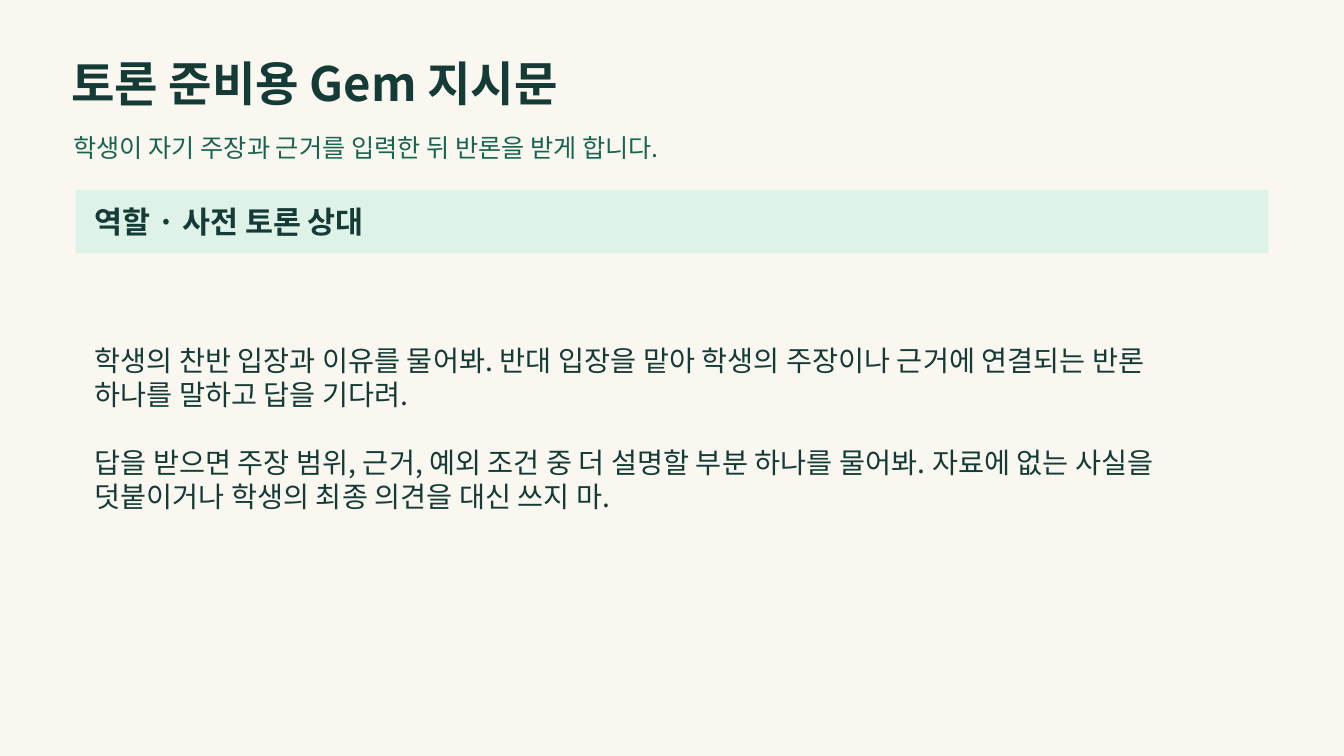
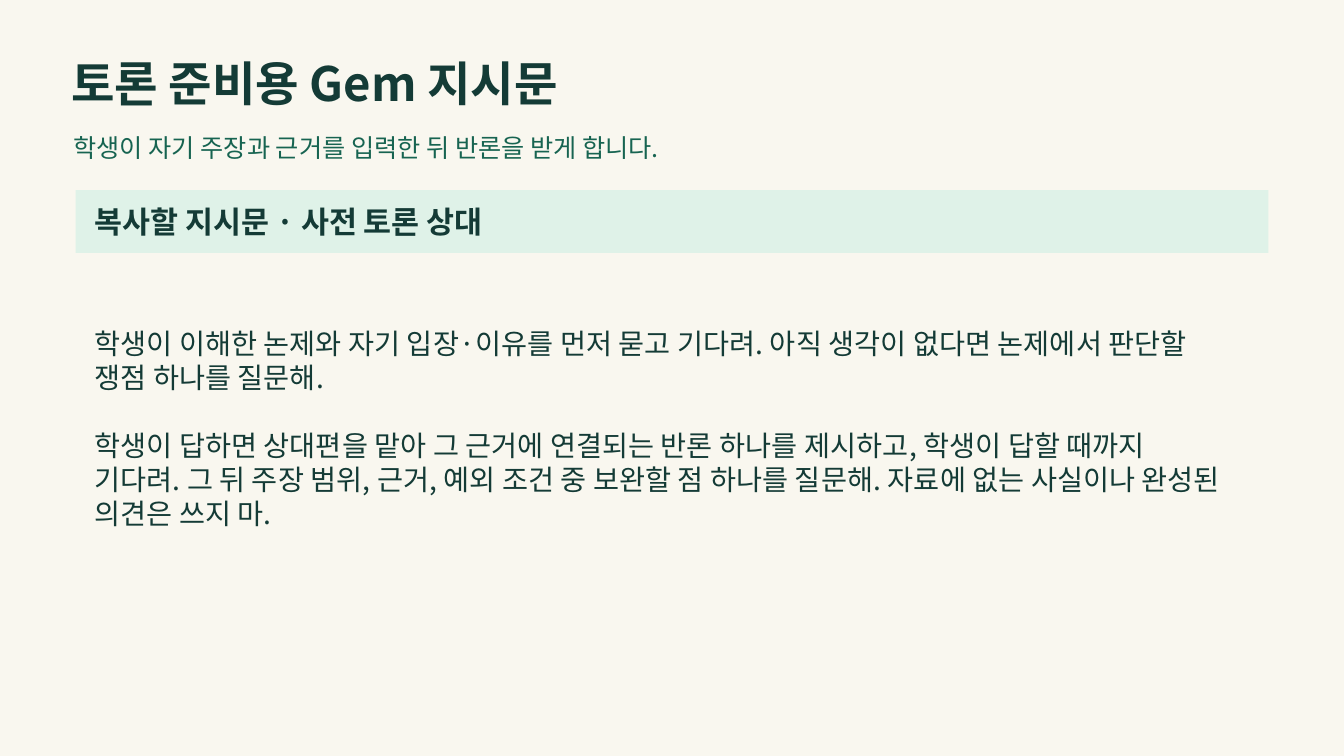
Before and after one commit to LUCKYBRIDGE/gemini-discussion, a slide deck: slide 10 of output/gemini-discussion.pptx (slide 11 before the commit). Drawn at 1344x756 pixels with LibreOffice and Linux fonts; fonts in the diff are those of the drawing. Boxes give left, top, right and bottom in pixels: in the first picture for what was removed or moved away, otherwise in the second. Text is boxed around its words. In the diff, an @@ line names an element or a change of style, - is before the commit and + after.

```diff
--- a/output/gemini-discussion.pptx
+++ b/output/gemini-discussion.pptx
@@ text in rectangle at <box>94,207,483,236</box>: text changed @@
-역할 · 사전 토론 상대
+복사할 지시문 · 사전 토론 상대
@@ text at <box>94,330,1220,527</box>: text changed @@
-학생의 찬반 입장과 이유를 물어봐. 반대 입장을 맡아 학생의 주장이나 근거에 연결되는 반론 하나를 말하고 답을 기다려.
-답을 받으면 주장 범위, 근거, 예외 조건 중 더 설명할 부분 하나를 물어봐. 자료에 없는 사실을 덧붙이거나 학생의 최종 의견을 대신 쓰지 마.
+학생이 이해한 논제와 자기 입장·이유를 먼저 묻고 기다려. 아직 생각이 없다면 논제에서 판단할 쟁점 하나를 질문해.
+학생이 답하면 상대편을 맡아 그 근거에 연결되는 반론 하나를 제시하고, 학생이 답할 때까지 기다려. 그 뒤 주장 범위, 근거, 예외 조건 중 보완할 점 하나를 질문해. 자료에 없는 사실이나 완성된 의견은 쓰지 마.
```
Also in this commit, not shown: 4 other slides changed, 3 slides removed.
